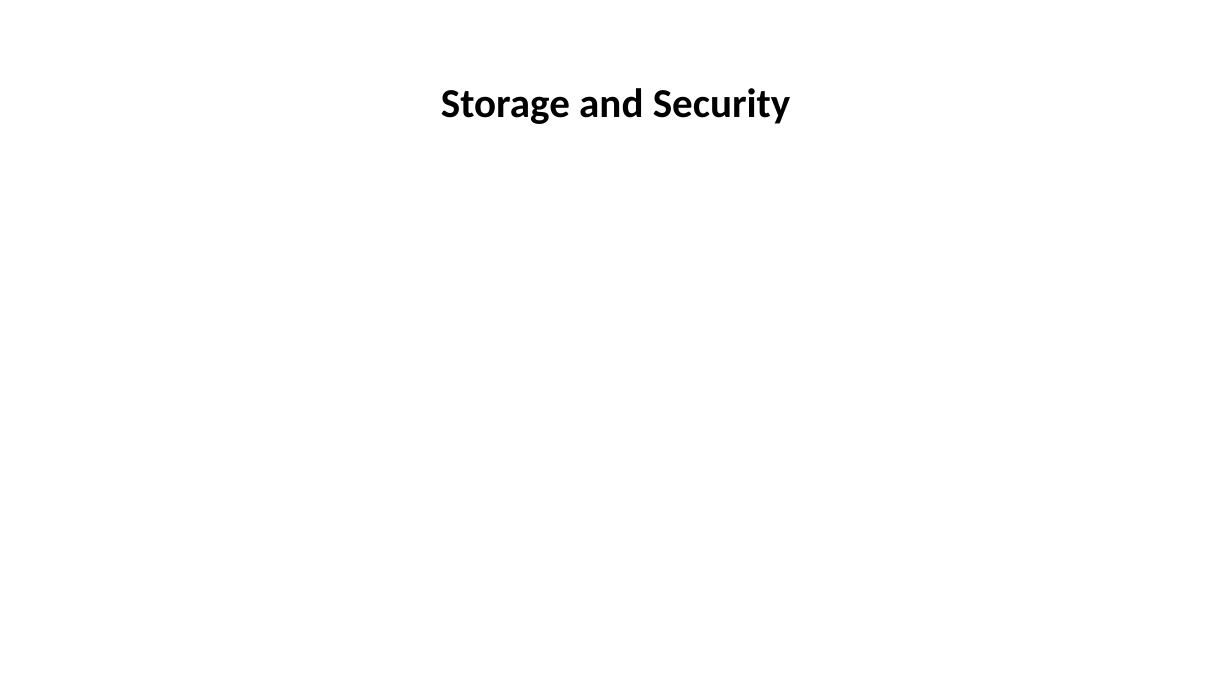
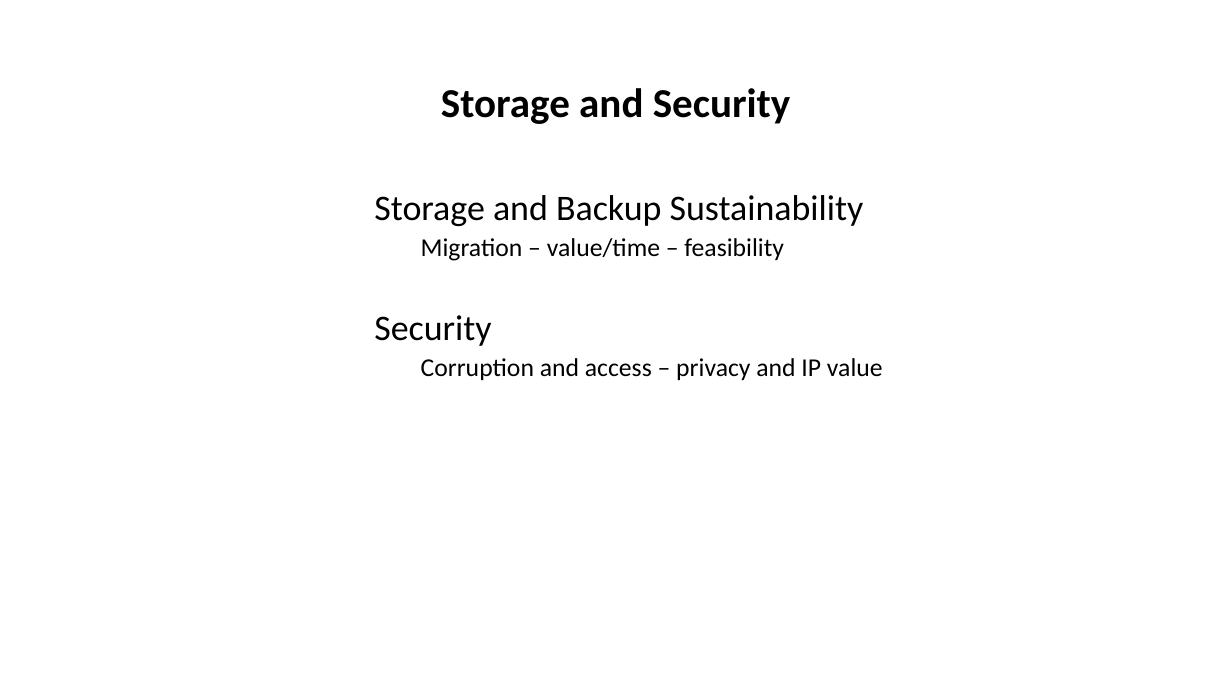
Before and after one commit to tibbben/teaching.data.literacy, a slide deck: slide 28 of UM_DataManagementClass/Lessons/05/05_SecondMeeting.pptx (slide 29 before the commit). Drawn at 1232x693 pixels with LibreOffice and Linux fonts; fonts in the diff are those of the drawing. Boxes give left, top, right and bottom in pixels: in the first picture for what was removed or moved away, otherwise in the second. Text is boxed around its words. In the diff, an @@ line names an element or a change of style, - is before the commit and + after.

```diff
--- a/UM_DataManagementClass/Lessons/05/05_SecondMeeting.pptx
+++ b/UM_DataManagementClass/Lessons/05/05_SecondMeeting.pptx
@@ text added at (374, 195, 883, 380), 20 pt, text #000000 @@
+Storage and Backup Sustainability
+  Migration – value/time – feasibility
+Security
+  Corruption and access – privacy and IP value
```
Also in this commit, not shown: 12 other slides changed, 3 slides added, 3 slides removed, 1 other file.
